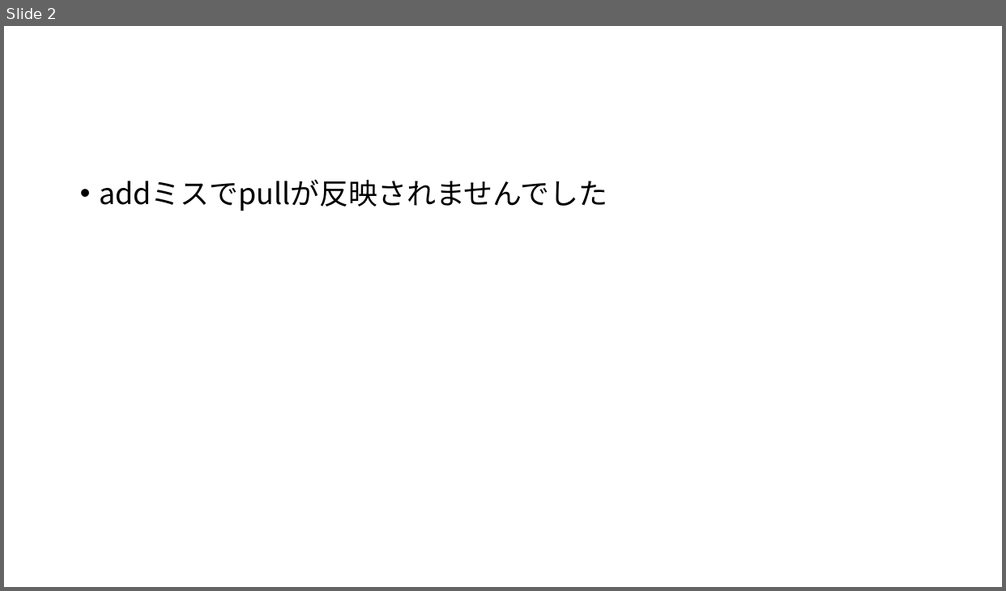
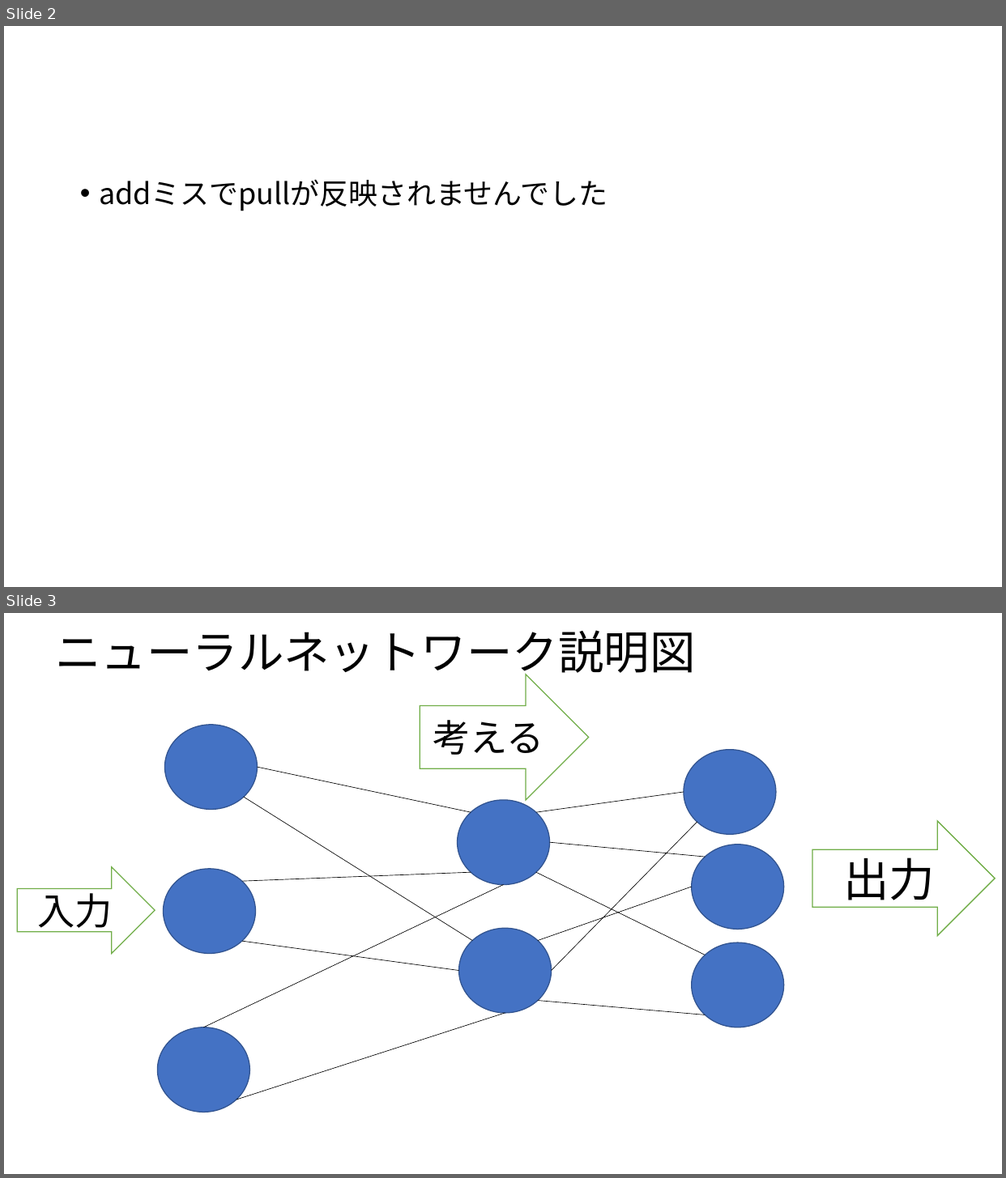
Before and after one commit to RikiishiSuzunosuke/AIspeaker_yosie, a slide deck: presen/sample.pptx. Shown one above the other, each under a label of ours: slide 2 before the commit, slides 2 and 3 after it. The pictures are 1006x591 and 1006x1178 pixels, drawn with LibreOffice and Linux fonts; fonts in the diff are those of the drawing. Boxes give left, top, right and bottom in pixels: in the first picture for what was removed or moved away, otherwise in the second. Text is boxed around its words. In the diff, an @@ line names an element or a change of style, - is before the commit and + after.

Commit message:
Update

```diff
--- a/presen/sample.pptx
+++ b/presen/sample.pptx
@@ slide 3 added at <box>4,613,1002,1174</box>, background #FFFFFF @@
@@ title added at <box>55,630,695,681</box>, 44 pt, text #000000 @@
+ニューラルネットワーク説明図
@@ right arrow added at <box>420,675,589,800</box>, fill #FFFFFF, outline #70AD47 1 pt, 36 pt, text #000000 @@
+考える
@@ ellipse added at <box>165,725,257,809</box>, fill #4472C4, outline #325491 1 pt @@
@@ ellipse added at <box>684,750,776,835</box>, fill #4472C4, outline #325491 1 pt @@
@@ line added from (257, 767) to (471, 812), #000000 0.5 pt @@
@@ line added from (244, 797) to (473, 941), #000000 0.5 pt @@
@@ ellipse added at <box>458,800,550,884</box>, fill #4472C4, outline #325491 1 pt @@
@@ line added from (536, 812) to (684, 792), #000000 0.5 pt @@
@@ line added from (552, 971) to (697, 822), #000000 0.5 pt @@
@@ right arrow added at <box>812,821,995,935</box>, fill #FFFFFF, outline #70AD47 1 pt, 44 pt, text #000000 @@
+出力
@@ line added from (550, 842) to (705, 857), #000000 0.5 pt @@
@@ ellipse added at <box>691,845,783,929</box>, fill #4472C4, outline #325491 1 pt @@
@@ right arrow added at <box>18,867,155,954</box>, fill #FFFFFF, outline #70AD47 1 pt, 36 pt, text #000000 @@
+入力
@@ ellipse added at <box>164,869,256,954</box>, fill #4472C4, outline #325491 1 pt @@
@@ line added from (242, 881) to (471, 873), #000000 0.5 pt @@
@@ line added from (536, 873) to (705, 955), #000000 0.5 pt @@
@@ line added from (204, 1028) to (503, 884), #000000 0.5 pt @@
@@ line added from (691, 887) to (538, 941), #000000 0.5 pt @@
@@ ellipse added at <box>459,928,552,1013</box>, fill #4472C4, outline #325491 1 pt @@
@@ line added from (242, 941) to (459, 971), #000000 0.5 pt @@
@@ ellipse added at <box>691,943,783,1028</box>, fill #4472C4, outline #325491 1 pt @@
@@ line added from (538, 1001) to (705, 1015), #000000 0.5 pt @@
@@ line added from (236, 1101) to (505, 1013), #000000 0.5 pt @@
@@ ellipse added at <box>157,1028,249,1112</box>, fill #4472C4, outline #325491 1 pt @@
```
Also in this commit, not shown: 1 slide removed.
